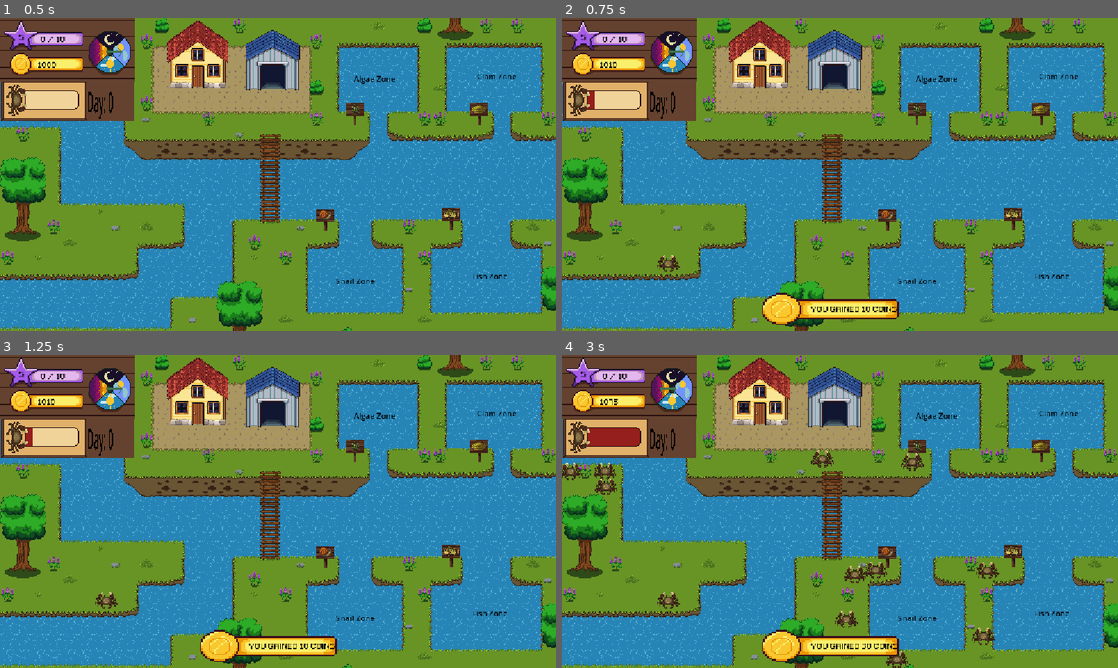
Above: before the commit, frames 1-4 (two rows, left to right).
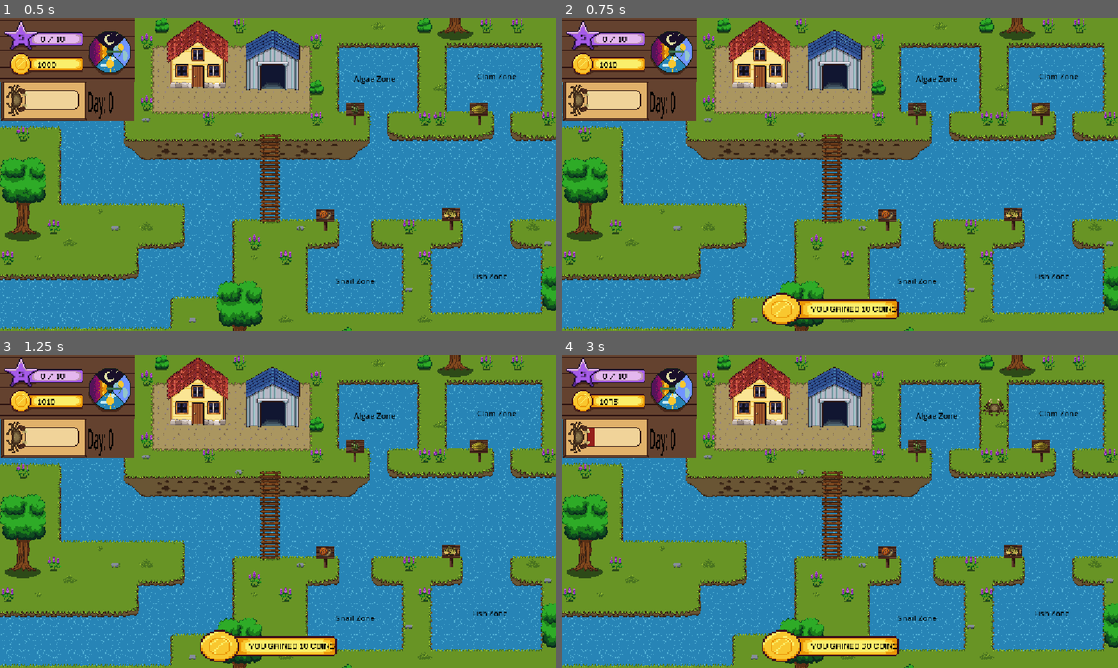
Above: after the commit, the same moments.

Repository: Fraper11/Mitten-Mayhem
Game: Godot game, scene res://Scenes/Map_test.tscn
The game is run twice, just before and just after one commit, with the same random seed, the same clock (stepped at 60 frames per second) and the same inputs.
Inputs (mouse positions are in pixels of both pictures, inside the frame that each line leads up to):
- Up to frame 1 (0.5 s): no input
- Up to frame 2 (0.75 s): drag from (940, 80) to (917, 277) at 0.52 s
- Up to frame 3 (1.25 s): no input
- Up to frame 4 (3 s): drag from (1056, 414) to (917, 614) at 1.27 s; click (917, 614) at 2.17 s; drag from (1051, 614) to (1056, 414) at 2.77 s

Frame 1 is identical in both runs. In frame 2, 0.2% of the frame differs, in the area x 4-22%, y 23-82%; in frame 3, 0.2%; in frame 4, 2.0%, in the area x 0-80%, y 14-100%.

Commit message:
Changes
crab_spawn connect to time

Failure Scenes and restart

Diff:
--- /dev/null
+++ b/Scenes/Failure.tscn
@@ -0,0 +1,135 @@
+[gd_scene load_steps=10 format=3 uid="uid://b1or3x0axrwsm"]
+
+[ext_resource type="Texture2D" uid="uid://cffm2e0auow0e" path="res://Assets/Locations/laptop.PNG" id="1_3xxyo"]
+[ext_resource type="FontFile" uid="uid://lunpbpkmib3c" path="res://Assets/Fonts/small_pixel.ttf" id="2_ru4ub"]
+[ext_resource type="Texture2D" uid="uid://7on72nme473m" path="res://Assets/Crab01.png" id="3_liiam"]
+[ext_resource type="Texture2D" uid="uid://bhwqx0rk74s72" path="res://Assets/Icons/Logo.png" id="5_jwsd0"]
+[ext_resource type="Script" uid="uid://crtgo13hqghjr" path="res://Scripts/crab.gd" id="5_tkpdu"]
+[ext_resource type="Script" uid="uid://c8p8bhbav20p5" path="res://Scripts/restart.gd" id="6_cxjpe"]
+
+[sub_resource type="LabelSettings" id="LabelSettings_hu745"]
+font = ExtResource("2_ru4ub")
+font_size = 17
+font_color = Color(0.8, 0.88235295, 0.73333335, 1)
+
+[sub_resource type="LabelSettings" id="LabelSettings_2ly8h"]
+font = ExtResource("2_ru4ub")
+font_size = 17
+font_color = Color(0.8, 0.88235295, 0.73333335, 1)
+
+[sub_resource type="LabelSettings" id="LabelSettings_hi2hl"]
+font = ExtResource("2_ru4ub")
+font_size = 17
+font_color = Color(0.8, 0.88235295, 0.73333335, 1)
+
+[node name="Failure" type="Control"]
+layout_mode = 3
+anchors_preset = 15
+anchor_right = 1.0
+anchor_bottom = 1.0
+grow_horizontal = 2
+grow_vertical = 2
+
+[node name="PanelContainer" type="PanelContainer" parent="."]
+layout_mode = 1
+anchors_preset = 15
+anchor_right = 1.0
+anchor_bottom = 1.0
+grow_horizontal = 2
+grow_vertical = 2
+
+[node name="TextureRect" type="TextureRect" parent="PanelContainer"]
+layout_mode = 2
+texture = ExtResource("1_3xxyo")
+expand_mode = 1
+
+[node name="MarginContainer" type="MarginContainer" parent="PanelContainer"]
+layout_mode = 2
+theme_override_constants/margin_left = 35
+theme_override_constants/margin_top = 200
+theme_override_constants/margin_right = 52
+
+[node name="VBoxContainer" type="VBoxContainer" parent="PanelContainer/MarginContainer"]
+layout_mode = 2
+theme_override_constants/separation = 50
+
+[node name="Label" type="Label" parent="PanelContainer/MarginContainer/VBoxContainer"]
+layout_mode = 2
+text = "WHAT HAVE YOU DONE?!"
+label_settings = SubResource("LabelSettings_hu745")
+horizontal_alignment = 1
+
+[node name="Label2" type="Label" parent="PanelContainer/MarginContainer/VBoxContainer"]
+layout_mode = 2
+text = "TOO MANY CRABS!!!!!!"
+label_settings = SubResource("LabelSettings_2ly8h")
+horizontal_alignment = 1
+
+[node name="Label3" type="Label" parent="PanelContainer/MarginContainer/VBoxContainer"]
+layout_mode = 2
+text = "CLICK TO RESTART！"
+label_settings = SubResource("LabelSettings_hi2hl")
+horizontal_alignment = 1
+
+[node name="Logo" type="Sprite2D" parent="PanelContainer"]
+position = Vector2(721, 154.99998)
+rotation = 0.41135672
+scale = Vector2(1.5624995, 1.2187501)
+texture = ExtResource("5_jwsd0")
+
+[node name="Panel" type="Sprite2D" parent="PanelContainer"]
+position = Vector2(956, 578)
+scale = Vector2(0.24, 0.22702703)
+texture = ExtResource("3_liiam")
+
+[node name="Panel2" type="Sprite2D" parent="PanelContainer"]
+position = Vector2(412, 144.99998)
+scale = Vector2(0.24, 0.22702703)
+texture = ExtResource("3_liiam")
+
+[node name="Panel3" type="Sprite2D" parent="PanelContainer"]
+position = Vector2(124.00001, 572)
+scale = Vector2(0.24, 0.22702703)
+texture = ExtResource("3_liiam")
+
+[node name="Panel4" type="Sprite2D" parent="PanelContainer"]
+position = Vector2(794, 319.00006)
+rotation = 0.16292001
+scale = Vector2(0.24, 0.22702703)
+texture = ExtResource("3_liiam")
+
+[node name="Panel5" type="Sprite2D" parent="PanelContainer"]
+position = Vector2(250.99998, 334)
+scale = Vector2(0.24, 0.22702703)
+texture = ExtResource("3_liiam")
+
+[node name="Panel6" type="Sprite2D" parent="PanelContainer"]
+position = Vector2(794, 433)
+scale = Vector2(0.24, 0.22702703)
+texture = ExtResource("3_liiam")
+
+[node name="Panel7" type="Sprite2D" parent="PanelContainer"]
+position = Vector2(404, 399)
+scale = Vector2(0.24, 0.22702703)
+texture = ExtResource("3_liiam")
+
+[node name="Panel8" type="Sprite2D" parent="PanelContainer"]
+position = Vector2(608, 543)
+scale = Vector2(0.24, 0.22702703)
+texture = ExtResource("3_liiam")
+
+[node name="Panel9" type="Sprite2D" parent="PanelContainer"]
+position = Vector2(451, 577)
+scale = Vector2(0.24, 0.22702703)
+texture = ExtResource("3_liiam")
+
+[node name="Panel10" type="Sprite2D" parent="PanelContainer"]
+position = Vector2(847, 45)
+scale = Vector2(0.24, 0.22702703)
+texture = ExtResource("3_liiam")
+script = ExtResource("5_tkpdu")
+
+[node name="Button" type="Button" parent="PanelContainer"]
+layout_mode = 2
+flat = true
+script = ExtResource("6_cxjpe")
--- a/Scenes/Map_test.tscn
+++ b/Scenes/Map_test.tscn
@@ -355,7 +355,6 @@
 action_cost = true
 unlock_at_level = 1
 currency_to_add = 10
-crab_to_spawn = 1
 
 [node name="CollisionShape2D" type="CollisionShape2D" parent="Zones/AlgaeZone"]
 position = Vector2(22.5, 10.875)
@@ -384,7 +383,6 @@
 action_cost = true
 unlock_at_level = 2
 currency_to_add = 15
-crab_to_spawn = 2
 
 [node name="CollisionShape2D" type="CollisionShape2D" parent="Zones/ClamZone"]
 position = Vector2(-6, 5.875)
@@ -411,7 +409,6 @@
 action_cost = true
 unlock_at_level = 3
 currency_to_add = 20
-crab_to_spawn = 3
 
 [node name="CollisionShape2D" type="CollisionShape2D" parent="Zones/SnailZone"]
 position = Vector2(-2, -2.5)
@@ -438,7 +435,6 @@
 action_cost = true
 unlock_at_level = 4
 currency_to_add = 30
-crab_to_spawn = 5
 
 [node name="CollisionShape2D" type="CollisionShape2D" parent="Zones/FishZone"]
 position = Vector2(-6, 7)
--- a/Scenes/exp_currency_test.tscn
+++ b/Scenes/exp_currency_test.tscn
@@ -83,6 +83,7 @@
 scale = Vector2(2, 2)
 texture = ExtResource("9_dx5y2")
 script = ExtResource("9_usbst")
+target_scene = 9
 
 [node name="Dmbottom01" type="Sprite2D" parent="Dangerm02"]
 position = Vector2(-0.5, 15.5)
--- a/Scripts/TimecontrolData.gd
+++ b/Scripts/TimecontrolData.gd
@@ -15,6 +15,8 @@
 	actionnow=0
 	if (phase_of_day!=0):
 		EnemySpawner.spawn_crab(1)
+		if(phase_of_day==3):
+			EnemySpawner.spawn_crab(1)
 	next_phase()
 
 func action():
--- a/Scripts/crabmeter.gd
+++ b/Scripts/crabmeter.gd
@@ -1,6 +1,6 @@
 extends Sprite2D
 
-
+@export var target_scene : SceneStorage.SceneID = SceneStorage.SceneID.NOTHING
 var meter:Array = []
 
 func _ready():
@@ -10,6 +10,10 @@
 	print(meter)
 
 func _process(delta: float) -> void:
+	if(CrabData.crab_population>=9):
+		SceneLoader.load_scene(target_scene)
+		CrabData.crab_population=0
+
 	for child in get_children():
 		child.visible=false
 
--- /dev/null
+++ b/Scripts/restart.gd
@@ -0,0 +1,6 @@
+extends Button
+func _on_restart_pressed():
+	get_tree().change_scene_to_file("res://Scenes/Map_test.tscn")
+
+func _ready():
+	pressed.connect(_on_restart_pressed)
--- a/Scripts/sceneStorage.gd
+++ b/Scripts/sceneStorage.gd
@@ -15,7 +15,7 @@
 	SceneID.MAP : load("res://Scenes/Map_test.tscn"),
 	SceneID.TORTURE : load("res://Scenes/torture_room.tscn"),
 	SceneID.WIN: preload("res://Scenes/win.tscn"),
-	SceneID.GAMEOVER: preload("res://Scenes/sample_scene_2d.tscn"),
+	SceneID.GAMEOVER: preload("res://Scenes/Failure.tscn"),
 	SceneID.NOTHING: null
 }
 
Not shown, added: Scripts/restart.gd.uid
Not shown, changed: .DS_Store
Not shown, added: Scenes/.DS_Store
